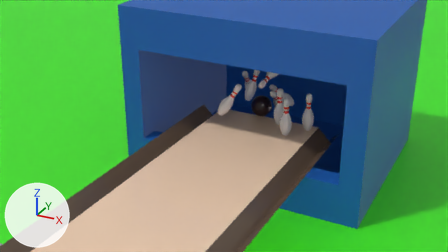
Two versions of the Blender file bowling.blend, one commit apart.
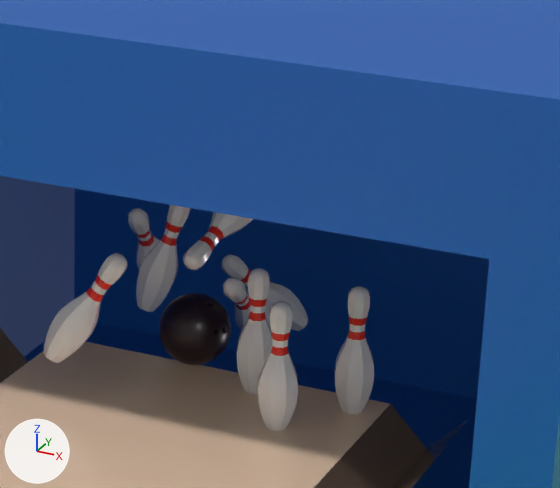
There are two pictures of each version: one from the file's camera 'Camera.001', one close up on the part from 46% to 82% of the width and 4% to 60% of the height. Lighting does not change. The marker at lower left points along +X, +Y and +Z.

The older version as bpy lines, for what is in view:
```python
ob_bowling_ball_001 = bpy.data.objects.new('Bowling Ball.001', me_icosphere_002)
ob_bowling_ball_001.location = (-0.09, 1.008, 0.109)
ob_bowling_ball_001.rotation_euler = (1.071, -3.331, 1.067)  # degrees (61, -191, 61)
ob_bowling_pin_015 = bpy.data.objects.new('Bowling Pin.015', me_mesh_016)
ob_bowling_pin_015.location = (-0.366, 0.614, 0.115)
ob_bowling_pin_015.rotation_euler = (-0.344, 0.449, -0.345)  # degrees (-20, 26, -20)
ob_bowling_pin_017 = bpy.data.objects.new('Bowling Pin.017', me_mesh_018)
ob_bowling_pin_017.location = (-0.001, 1.673, -0.108)
ob_bowling_pin_017.rotation_euler = (0.724, -0.433, -0.356)  # degrees (41, -25, -20)
ob_bowling_pin_019 = bpy.data.objects.new('Bowling Pin.019', me_mesh_020)
ob_bowling_pin_019.location = (0.45, 0.9, 0.0)
# also in view: 'Bowling Pin.014' at (0.0, 1.2, 0.12); 'Bowling Pin.016' at (-0.45, 1.45, 0.15); 'Bowling Pin.013' at (0.3, 0.7, 0.19); 'Lane.001' at (0.0, -2.0, -0.04); 'Bowling Pin.018' at (0.15, 0.9, 0.19)
```
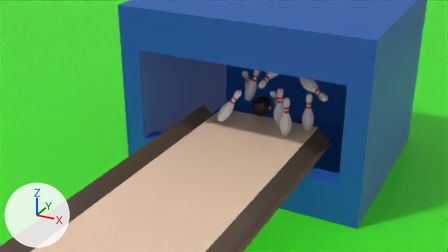
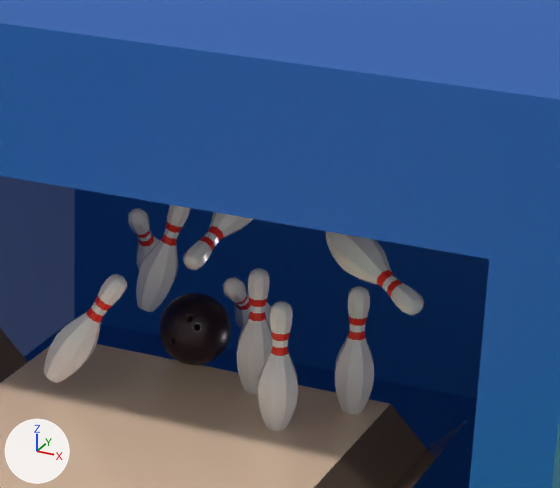
The change in detail:
Object 'Bowling Ball.001' (ob_bowling_ball_001) turns from (61, -191, 61) to (197, -218, 190) degrees about x, y and z.
Object 'Bowling Pin.015' (ob_bowling_pin_015) moves from (-0.366, 0.614, 0.115) to (-0.366, 0.614, 0.052).
Object 'Bowling Pin.017' (ob_bowling_pin_017) moves from (-0.001, 1.673, -0.108) to (0.391, 0.818, 0.566).
Object 'Bowling Pin.017' (ob_bowling_pin_017) turns from (41, -25, -20) to (107, 10, 63) degrees about x, y and z.

What differs and where, as boxes [x1, y1, x2, y2] in the close-ups (560 x 488 px):
'Bowling Pin.015', moved
    before: [44, 253, 128, 363]
    after: [44, 274, 127, 383]
'Bowling Pin.017', moved, turned
    before: [221, 254, 308, 331]
    after: [325, 231, 424, 315]
'Bowling Ball.001', turned
    both: [159, 293, 231, 365]
